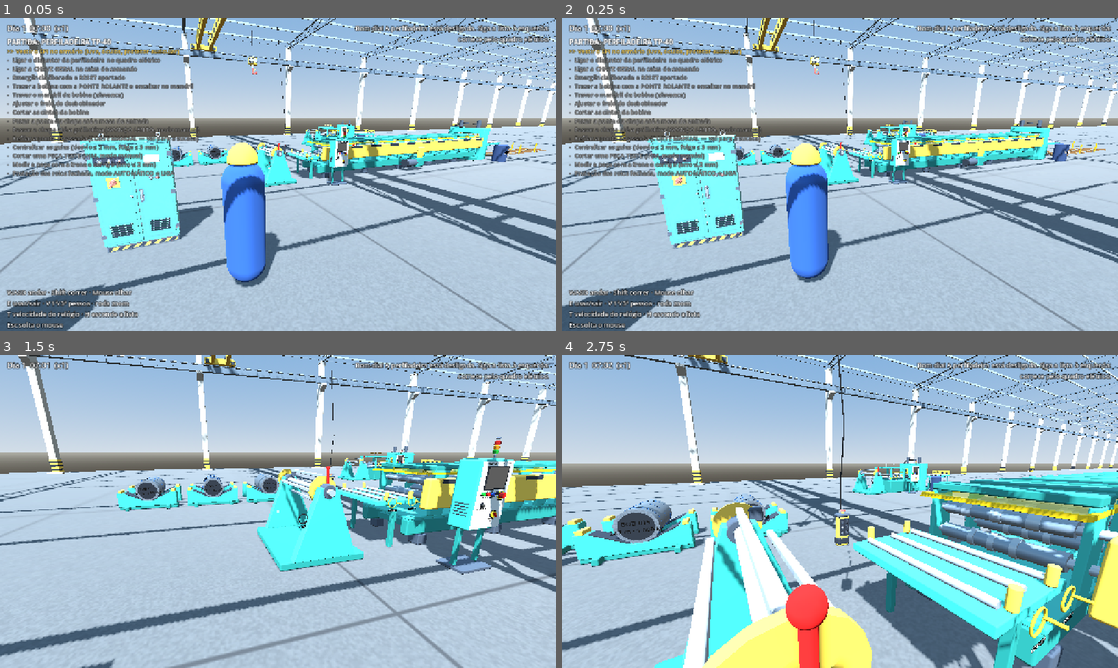
Above: before the commit, frames 1-4 (two rows, left to right).
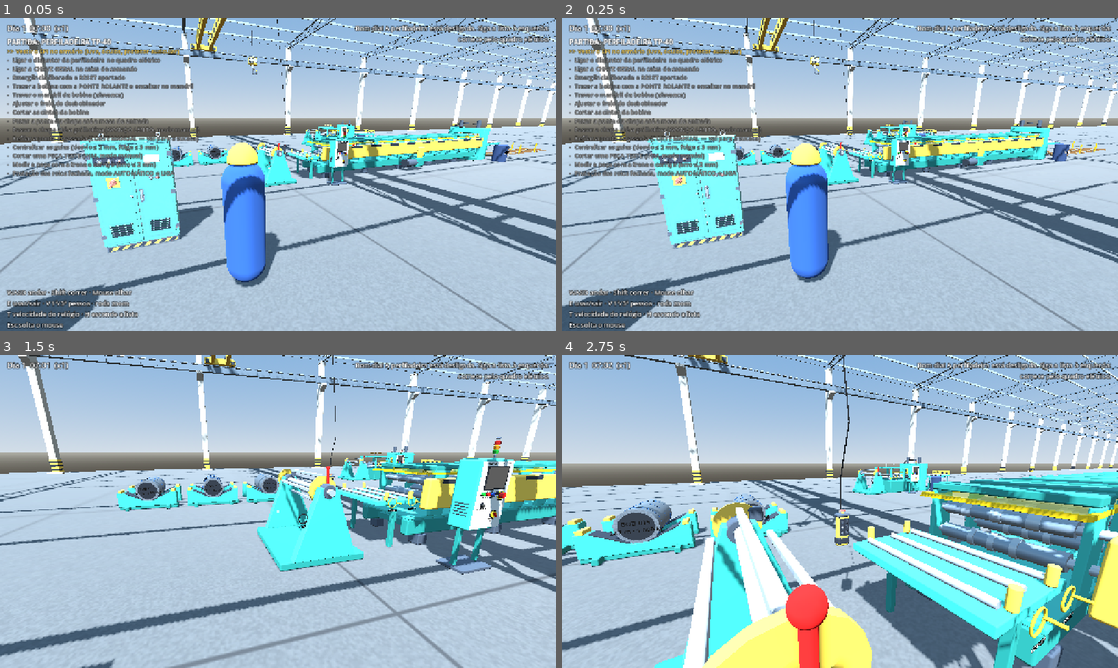
Above: after the commit, the same moments.

Repository: patrickafwurmstich-lab/perfiladeira
Game: Godot game, scene res://cenas/main.tscn
Two runs of this game, one before a commit and one after it. Both use one fixed random seed, a clock stepped at 60 frames per second and the inputs below.
Inputs (mouse positions are in pixels of both pictures, inside the frame that each line leads up to):
- Up to frame 1 (0.05 s): no input
- Up to frame 2 (0.25 s): no input
- Up to frame 3 (1.5 s): tap Enter at 0.5 s; move the mouse to (305, 511) at 0.52 s; hold H (ajuda) 0.53-1.28 s; hold W (frente) from 0.53 s (still down); click (305, 511) at 0.67 s; move the mouse to (250, 511) at 1.27 s; tap V (camera) at 1.35 s
- Up to frame 4 (2.75 s): keep holding W (frente); move the mouse to (851, 505) at 2.02 s; hold Shift (correr) from 2.03 s (still down)

The runs differ from the first frame. In frame 1, less than 0.1% of the frame differs, in the area x 45-53%, y 0-48%; in frame 2, less than 0.1%; in frame 3, less than 0.1%; in frame 4, 0.2%, in the area x 43-53%, y 0-68%.

Commit message:
Cinta/botoeira V4: fita 112 mm, costura do olhal, gancho em aço com trava fechando a boca, mangas maiores, prensa-cabo, dedos escalonados, botoeira +2 cm; vistas ortográficas para revisão
Co-Authored-By: Claude Opus 5.5 <noreply@anthropic.com>
Claude-Session: https://claude.ai/code/session_01Tg3CAxKeeAq3Bc8EedGd3N

Diff:
--- a/godot/scripts/dedos.gd
+++ b/godot/scripts/dedos.gd
@@ -2,6 +2,7 @@
 extends SkeletonModifier3D
 ## Fecha os dedos da mão (segurar a botoeira). Roda depois da animação e do IK; "influence" faz a transição.
 var ossos: Array = []          # índices dos ossos dos dedos
+var fator: Array = []          # cada dedo fecha um pouco diferente (indicador menos, mínimo mais): lê como mão de verdade
 var eixo := Vector3(1, 0, 0)   # eixo local de flexão
 var angulo := deg_to_rad(65.0)
 var polegar: Array = []
@@ -9,10 +10,14 @@
 var angulo_polegar := deg_to_rad(35.0)
 
 func configurar(esq: Skeleton3D, lado: String) -> void:
-	for dedo in ["Index", "Middle", "Ring", "Pinky"]:
+	var escala := [0.85, 1.0, 1.1, 1.2]
+	for k in 4:
+		var dedo: String = ["Index", "Middle", "Ring", "Pinky"][k]
 		for n in [1, 2]:
 			var i := esq.find_bone("%sHand%s%d" % [lado, dedo, n])
-			if i >= 0: ossos.append(i)
+			if i >= 0:
+				ossos.append(i)
+				fator.append(escala[k])
 	for n in [1, 2]:
 		var i := esq.find_bone("%sHandThumb%d" % [lado, n])
 		if i >= 0: polegar.append(i)
@@ -21,7 +26,8 @@
 	var esq := get_skeleton()
 	if esq == null:
 		return
-	for i in ossos:
-		esq.set_bone_pose_rotation(i, esq.get_bone_pose_rotation(i) * Quaternion(eixo, angulo))
+	for j in ossos.size():
+		var i: int = ossos[j]
+		esq.set_bone_pose_rotation(i, esq.get_bone_pose_rotation(i) * Quaternion(eixo, angulo * fator[j]))
 	for i in polegar:
 		esq.set_bone_pose_rotation(i, esq.get_bone_pose_rotation(i) * Quaternion(eixo_polegar, angulo_polegar))
--- a/godot/scripts/jogador.gd
+++ b/godot/scripts/jogador.gd
@@ -28,8 +28,8 @@
 var polo_esq: Node3D
 var segurando := false
 var _ik_peso := 0.0
-const MAO_ALVO := Vector3(-0.10, 1.11, 0.11)    # na frente do peito, lado direito (o boneco olha para +Z)
-const COTOVELO_POLO := Vector3(-0.35, 0.55, -0.45)
+const MAO_ALVO := Vector3(-0.10, 1.11, 0.13)    # na frente do peito, lado direito (o boneco olha para +Z)
+const COTOVELO_POLO := Vector3(-0.40, 0.55, -0.45)
 const MAO_ESQ := Vector3(0.25, 0.80, 0.02)       # mão esquerda solta ao lado da coxa
 const COTOVELO_ESQ := Vector3(0.40, 0.95, -0.45)
 var maquina
--- a/godot/scripts/ponte.gd
+++ b/godot/scripts/ponte.gd
@@ -60,6 +60,7 @@
 var cinta: Node3D             # cinta de poliéster de 2 pernas: gancho → furo → gancho
 var fitas: Array = []
 var olhais: Array = []
+var costuras: Array = []
 var mangas: Array = []         # [perna_frente, perna_tras, trecho dentro do furo, laço no gancho]
 var botoeira: Node3D
 var cabo_bot: MeshInstance3D
@@ -75,6 +76,22 @@
 	add_child(carro)
 	gancho = load("res://modelos/ponte_gancho.glb").instantiate()
 	add_child(gancho)
+	# gancho forjado em aço (não pintado de vermelho: assim ele se separa da cinta); trava amarela fica
+	var mg := gancho.find_child("gancho", true, false) as MeshInstance3D
+	if mg:
+		var maco := StandardMaterial3D.new()
+		maco.albedo_color = Color(0.50, 0.52, 0.55)
+		maco.metallic = 0.85
+		maco.roughness = 0.38
+		mg.material_override = maco
+	# trava de segurança fechando a boca do gancho: da haste (0,03; 0,30) até a ponta (0,166; 0,20)
+	var tv := gancho.find_child("trava", true, false) as Node3D
+	if tv:
+		var a := Vector3(0.03, 0.30, 0.0)
+		var b := Vector3(0.162, 0.205, 0.0)
+		var yv := (b - a).normalized()
+		var xv := Vector3(-yv.y, yv.x, 0.0)
+		tv.transform = Transform3D(Basis(xv, yv * ((b - a).length() / 0.14), Vector3(0, 0, 1)), (a + b) * 0.5)
 	cabo = MeshInstance3D.new()
 	var cy := CylinderMesh.new()
 	cy.top_radius = 0.008
@@ -100,7 +117,7 @@
 	for i in 4:
 		var f := MeshInstance3D.new()
 		var bm := BoxMesh.new()
-		bm.size = Vector3(0.10, 1.0, 0.008)        # fita de 100 mm × 8 mm (cinta de 2 t)
+		bm.size = Vector3(0.112, 1.0, 0.008)       # fita de 112 mm × 8 mm (cinta de 2 t)
 		f.mesh = bm
 		f.material_override = mci
 		cinta.add_child(f)
@@ -111,15 +128,41 @@
 	etq.mesh = be
 	etq.material_override = mfx
 	fitas[0].add_child(etq)
-	# olhais costurados (um por perna): anel de fita chata montado com segmentos
+	# costura de fechamento do olhal: faixa mais grossa e escura com pontos claros (uma por perna)
+	var mcos := StandardMaterial3D.new()
+	mcos.albedo_color = Color(0.58, 0.08, 0.04)
+	mcos.roughness = 0.9
+	var mpto := StandardMaterial3D.new()
+	mpto.albedo_color = Color(0.93, 0.90, 0.82)
+	for k in 2:
+		var cs := MeshInstance3D.new()
+		var cb := BoxMesh.new()
+		cb.size = Vector3(0.116, 1.0, 0.016)
+		cs.mesh = cb
+		cs.material_override = mcos
+		cinta.add_child(cs)
+		for j in 4:                                   # linhas de pesponto atravessando a fita
+			var pt := MeshInstance3D.new()
+			var pbx := BoxMesh.new()
+			pbx.size = Vector3(0.10, 0.05, 0.018)     # a caixa da costura é esticada ~0,115 m em Y
+			pt.mesh = pbx
+			pt.material_override = mpto
+			pt.position = Vector3(0, -0.36 + j * 0.24, 0)
+			cs.add_child(pt)
+		costuras.append(cs)
+	# olhais (um por perna): a fita do olhal se junta (franze) no arame do gancho, então fica mais estreita
+	var molh := StandardMaterial3D.new()
+	molh.albedo_color = Color(0.74, 0.13, 0.06)        # mesma fita, um tom mais escuro pelo atrito/sombra no gancho
+	molh.roughness = 0.85
+	molh.cull_mode = BaseMaterial3D.CULL_DISABLED
 	for k in 2:
 		var segs := []
 		for i in 12:
 			var sg := MeshInstance3D.new()
 			var sb := BoxMesh.new()
-			sb.size = Vector3(0.09, 1.0, 0.008)
+			sb.size = Vector3(0.062, 1.0, 0.010)
 			sg.mesh = sb
-			sg.material_override = mci
+			sg.material_override = molh
 			cinta.add_child(sg)
 			segs.append(sg)
 		olhais.append(segs)
@@ -129,7 +172,7 @@
 	for i in 2:
 		var pr := MeshInstance3D.new()
 		var pb := BoxMesh.new()
-		pb.size = Vector3(0.125, 1.0, 0.02)
+		pb.size = Vector3(0.14, 1.0, 0.022)
 		pr.mesh = pb
 		pr.material_override = mpro
 		cinta.add_child(pr)
@@ -139,6 +182,19 @@
 	if cabo_modelo:
 		cabo_modelo.visible = false      # o cabo de verdade é desenhado até o carro (sem cabo duplicado)
 	add_child(botoeira)
+	# prensa-cabo no topo da botoeira (de onde o cabo sai)
+	var pc := MeshInstance3D.new()
+	var pcm := CylinderMesh.new()
+	pcm.top_radius = 0.011
+	pcm.bottom_radius = 0.016
+	pcm.height = 0.045
+	pc.mesh = pcm
+	var mpc := StandardMaterial3D.new()
+	mpc.albedo_color = Color(0.16, 0.16, 0.17)
+	mpc.roughness = 0.5
+	pc.material_override = mpc
+	pc.position = Vector3(0, 0.34, -0.03)
+	botoeira.add_child(pc)
 	cabo_bot = MeshInstance3D.new()
 	var cy2 := CylinderMesh.new()
 	cy2.top_radius = 0.006
@@ -518,13 +574,17 @@
 	for k in 2:
 		var face: Vector3 = c + eixo * (0.6 if k == 0 else -0.6) + Vector3.UP * topo_furo
 		var dentro: Vector3 = (e1 if k == 0 else e2)
-		var fora: Vector3 = face + (g - face).normalized() * 0.13
+		var fora: Vector3 = face + (g - face).normalized() * 0.16
 		_fita(mangas[k], dentro.lerp(face, 0.3), fora, lado)
-	_fita(fitas[3], g - eixo * 0.06, g + eixo * 0.06, lado)              # laço apoiado na curva do gancho
+	fitas[3].visible = false                                             # os olhais já fazem o laço no gancho
 	# olhais de fita (chatos, 100 mm) abraçando o fundo do gancho: o arame do gancho corre em X do modelo
 	var arame := Vector3(1, 0, 0)
 	for k in 2:
-		var cen: Vector3 = g + Vector3(0, 0.035, 0) + arame * (0.03 if k == 0 else -0.03)
+		var pe: Vector3 = (e1 if k == 0 else e2)
+		var dl: Vector3 = (pe - g).normalized()
+		_fita(costuras[k], g + dl * 0.075, g + dl * 0.19, lado)          # costura logo abaixo do olhal
+	for k in 2:
+		var cen: Vector3 = g + Vector3(0, 0.035, 0) + arame * (0.034 if k == 0 else -0.034)
 		var segs: Array = olhais[k]
 		var n := segs.size()
 		for i in n:
@@ -573,12 +633,12 @@
 	botoeira.position = bpos
 	# cabo da botoeira: do carro até o topo da botoeira (fica inclinado quando você se afasta)
 	# cabo da botoeira: sai do prensa-cabo no topo, faz uma curva suave e sobe até o carro
-	var topo_b := botoeira.global_transform * Vector3(0, 0.34, -0.03)
+	var topo_b := botoeira.global_transform * Vector3(0, 0.36, -0.03)
 	var ancora := Vector3(x + 0.5, Y_CARRO - 0.3, z + 0.5)
 	var saida := botoeira.global_transform.basis.y.normalized()
-	var curva := topo_b + saida * 0.18 + Vector3(0, 0.12, 0)
+	var curva := topo_b + saida * 0.20 + Vector3(0, 0.10, 0)
 	var dir_h := Vector3(ancora.x - curva.x, 0, ancora.z - curva.z).normalized()
-	var curva2 := curva + (ancora - curva).normalized() * 0.5 - dir_h * 0.09    # barriga natural (o cabo não carrega peso)
+	var curva2 := curva + (ancora - curva).normalized() * 0.5 - dir_h * 0.14    # barriga natural (o cabo não carrega peso)
 	_tubo(cabo_bot, topo_b, curva)
 	_tubo(cabo_bot3, curva, curva2)
 	_tubo(cabo_bot2, curva2, ancora)
--- a/godot/testes/cinta_foto.gd
+++ b/godot/testes/cinta_foto.gd
@@ -33,4 +33,31 @@
 	for i in 4: await get_tree().process_frame
 	await RenderingServer.frame_post_draw
 	get_viewport().get_texture().get_image().save_png(base + "_furo.png")
+	# vista frontal ortográfica (perpendicular ao eixo da bobina): mede o V entre as pernas
+	var eixo: Vector3 = b0.no.global_transform.basis.z.normalized()
+	var lado := eixo.cross(Vector3.UP).normalized()
+	var meio := (Vector3(P.x, P.h, P.z) + pc) * 0.5
+	cam.projection = Camera3D.PROJECTION_ORTHOGONAL
+	cam.size = 2.0
+	cam.global_position = meio + lado * 4.0
+	cam.look_at(meio)
+	for i in 4: await get_tree().process_frame
+	await RenderingServer.frame_post_draw
+	get_viewport().get_texture().get_image().save_png(base + "_frente.png")
+	# vista pelo eixo (olhando dentro do furo): a fita entrando no núcleo
+	cam.size = 1.1
+	cam.global_position = pc + eixo * 4.0 + Vector3(0, 0.35, 0)
+	cam.look_at(pc + Vector3(0, 0.35, 0))
+	for i in 4: await get_tree().process_frame
+	await RenderingServer.frame_post_draw
+	get_viewport().get_texture().get_image().save_png(base + "_eixo.png")
+	var g: Vector3 = Vector3(P.x, P.h, P.z) + P.FUNDO_GANCHO
+	print("V entre pernas: %.1f graus" % rad_to_deg((pc + eixo * 0.52 - g).angle_to(pc - eixo * 0.52 - g)))
+	# close maior do gancho (perspectiva)
+	cam.projection = Camera3D.PROJECTION_PERSPECTIVE
+	cam.global_position = g + Vector3(0.32, 0.06, 0.30)
+	cam.look_at(g + Vector3(0, -0.02, 0))
+	for i in 4: await get_tree().process_frame
+	await RenderingServer.frame_post_draw
+	get_viewport().get_texture().get_image().save_png(base + "_gancho2.png")
 	get_tree().quit()
--- a/godot/testes/pose.gd
+++ b/godot/testes/pose.gd
@@ -34,5 +34,13 @@
 	for i in 4: await get_tree().process_frame
 	await RenderingServer.frame_post_draw
 	get_viewport().get_texture().get_image().save_png("%s/pose_mao.png" % dir)
+	# mais dois closes da pegada: pelo lado de fora (dedos) e por cima (polegar)
+	var extras := {"mao_fora": fr * 0.30 + di * 0.38, "mao_cima": fr * 0.25 + di * 0.10 + Vector3(0, 0.35, 0)}
+	for nome in extras:
+		cam.global_position = j.mao.global_position + extras[nome]
+		cam.look_at(j.mao.global_position + Vector3(0, 0.03, 0))
+		for i in 4: await get_tree().process_frame
+		await RenderingServer.frame_post_draw
+		get_viewport().get_texture().get_image().save_png("%s/pose_%s.png" % [dir, nome])
 	print("mao ", j.mao.global_position if j.mao else "sem", " botoeira ", P.botoeira.global_position, " ik ", j.ik_braco.influence if j.ik_braco else -1)
 	get_tree().quit()
